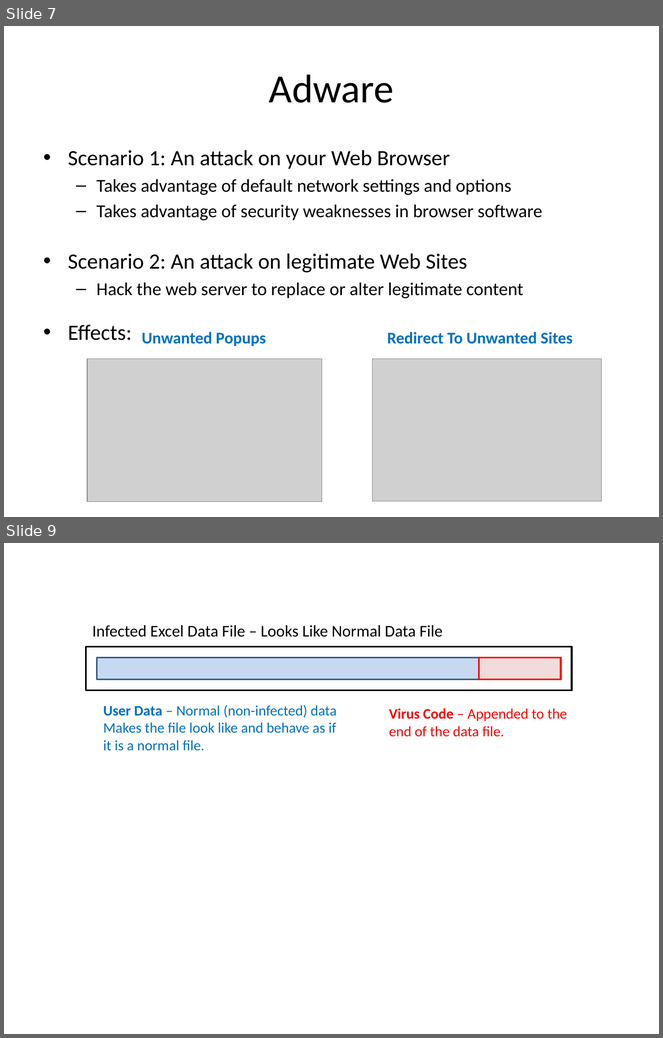
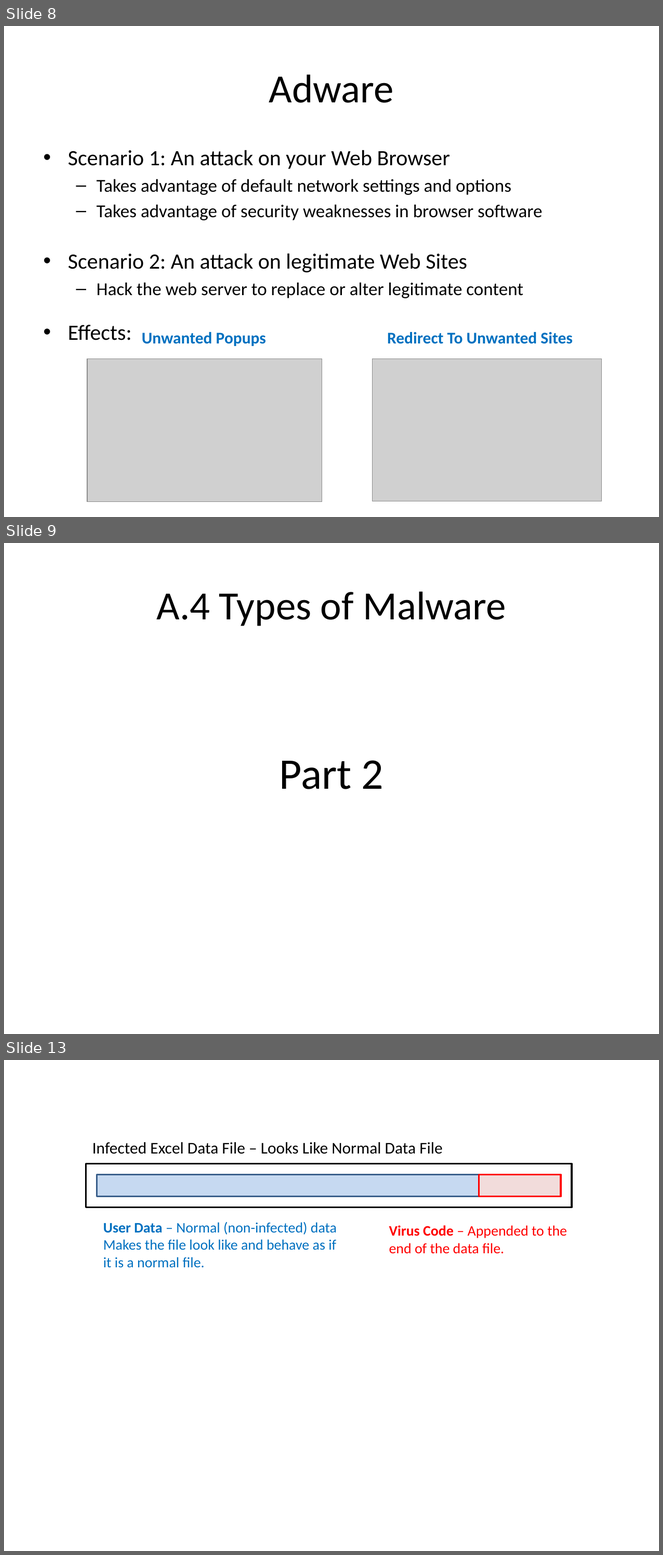
Before and after one commit to Greg5519/ICS3C0, a slide deck: Topic A Computer Systems/A.4 Lesson - Types Of Malware.pptx. Shown one above the other, each under a label of ours: slides 7 and 9 before the commit, slides 8, 9 and 13 after it; the slides between them are not shown. The pictures are 663x1038 and 663x1555 pixels, drawn with LibreOffice and Linux fonts; fonts in the diff are those of the drawing; grey boxes stand for pictures. Boxes give left, top, right and bottom in pixels: in the first picture for what was removed or moved away, otherwise in the second. Text is boxed around its words. In the diff, an @@ line names an element or a change of style, - is before the commit and + after.

```diff
--- a/Topic A Computer Systems/A.4 Lesson - Types Of Malware.pptx
+++ b/Topic A Computer Systems/A.4 Lesson - Types Of Malware.pptx
@@ slide 9 added at (4, 543, 659, 1034), background #FFFFFF @@
@@ title added at (156, 591, 506, 626), 44 pt, text #000000 @@
+A.4 Types of Malware
@@ text added at (280, 760, 384, 789), 48 pt, text #000000 @@
+Part 2
@@ what was slide 7 is now slide 8 @@
@@ what was slide 9 is now slide 13 @@
```
Also in this commit, not shown: 3 other slides added, 4 other files.
